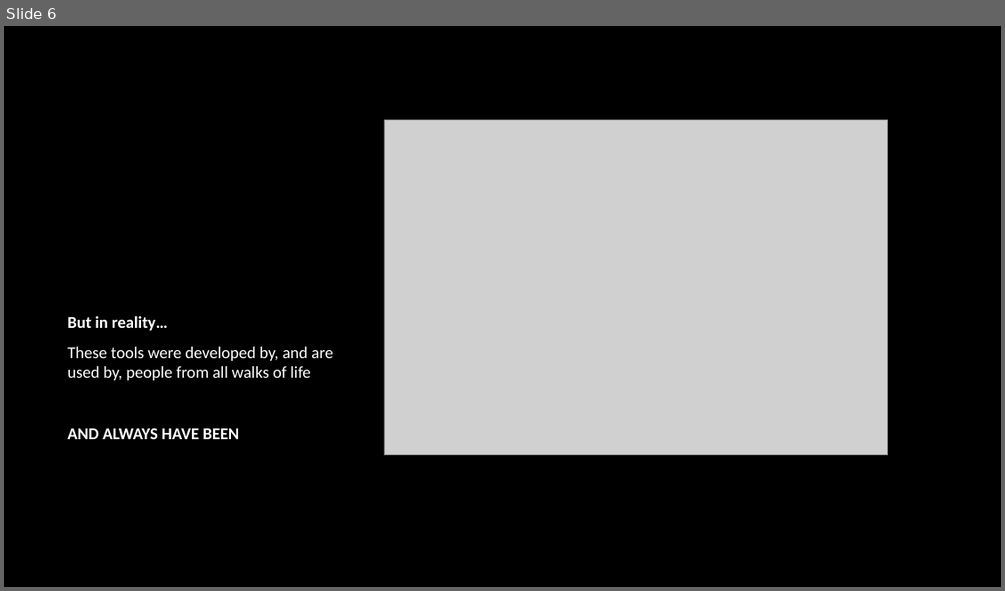
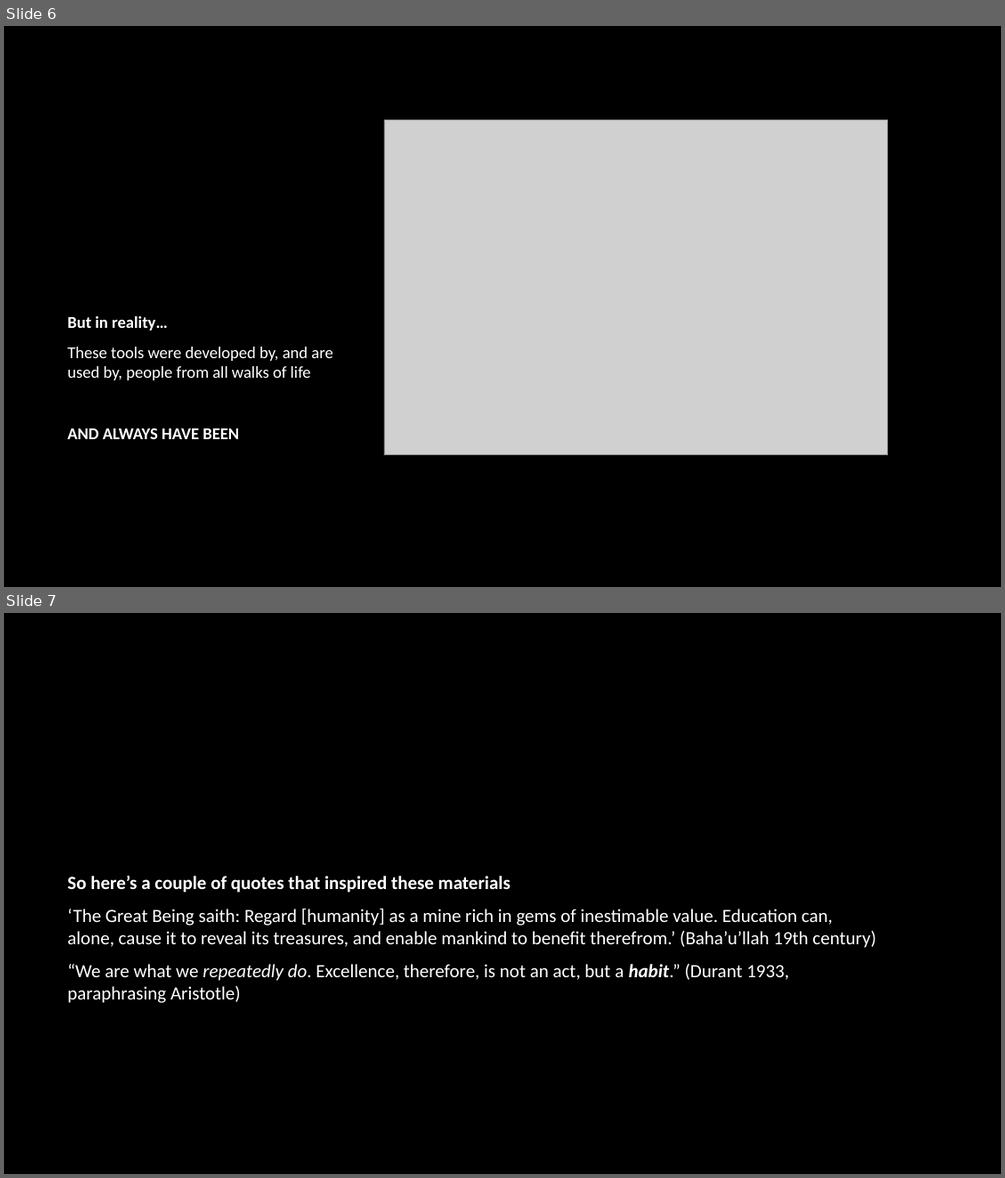
Before and after one commit to spider-z3r0/ULpsych_programing_club, a slide deck: presentations/Day 0/Day0Slides.pptx. Shown one above the other, each under a label of ours: slide 6 before the commit, slides 6 and 7 after it. The pictures are 1005x591 and 1005x1178 pixels, drawn with LibreOffice and Linux fonts; fonts in the diff are those of the drawing; grey boxes stand for pictures; background and template pictures are left out. Boxes give left, top, right and bottom in pixels: in the first picture for what was removed or moved away, otherwise in the second. Text is boxed around its words. In the diff, an @@ line names an element or a change of style, - is before the commit and + after.

```diff
--- a/presentations/Day 0/Day0Slides.pptx
+++ b/presentations/Day 0/Day0Slides.pptx
@@ slide 7 added at (4, 613, 1001, 1174), background picture (left out) @@
@@ text added at (67, 876, 875, 1003), 18 pt, text #FFFFFF @@
+So here’s a couple of quotes that inspired these materials
+‘The Great Being saith: Regard [humanity] as a mine rich in gems of inestimable value. Education can, alone, cause it to reveal its treasures, and enable mankind to benefit therefrom.’ (Baha’u’llah 19th century)
+“We are what we repeatedly do. Excellence, therefore, is not an act, but a habit.” (Durant 1933, paraphrasing Aristotle)
```
Also in this commit, not shown: 3 slides changed, 1 other slide added, 2 slides removed, 5 other files.
